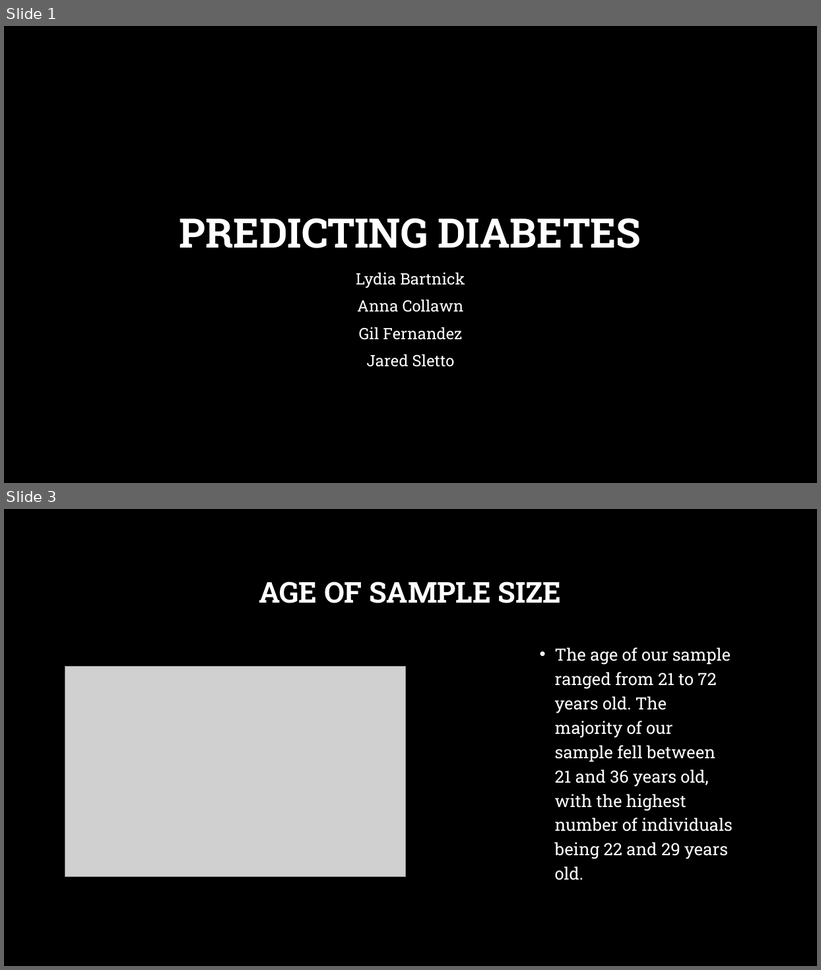
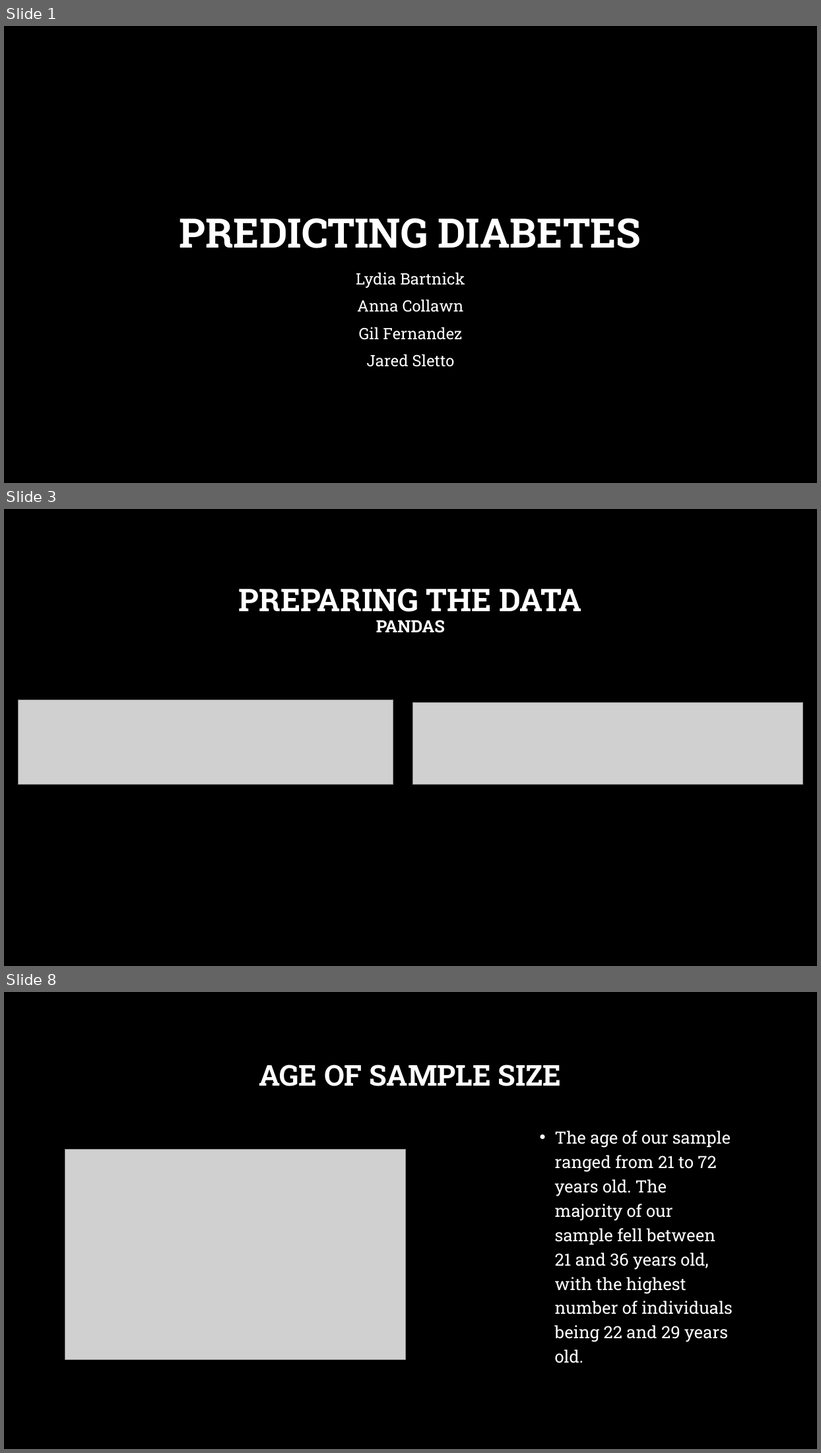
Before and after one commit to acollawn/Project_4, a slide deck: Predicting Diabetes.pptx. Shown one above the other, each under a label of ours: slides 1 and 3 before the commit, slides 1, 3 and 8 after it; the slides between them are not shown. The pictures are 821x970 and 821x1453 pixels, drawn with LibreOffice and Linux fonts; fonts in the diff are those of the drawing; grey boxes stand for pictures; background and template pictures are left out. Boxes give left, top, right and bottom in pixels: in the first picture for what was removed or moved away, otherwise in the second. Text is boxed around its words. In the diff, an @@ line names an element or a change of style, - is before the commit and + after.

```diff
--- a/Predicting Diabetes.pptx
+++ b/Predicting Diabetes.pptx
@@ slide 3 added at (4,509,817,966), background picture (left out) @@
@@ title added at (239,588,582,633), 37 pt, text #FFFFFF, bold @@
+PREPARING THE DATA
+PANDAS
@@ picture added at (18,700,393,784) @@
@@ picture added at (413,702,804,784) @@
@@ what was slide 3 is now slide 8 @@
```
Also in this commit, not shown: 4 slides changed, 4 other slides added.
